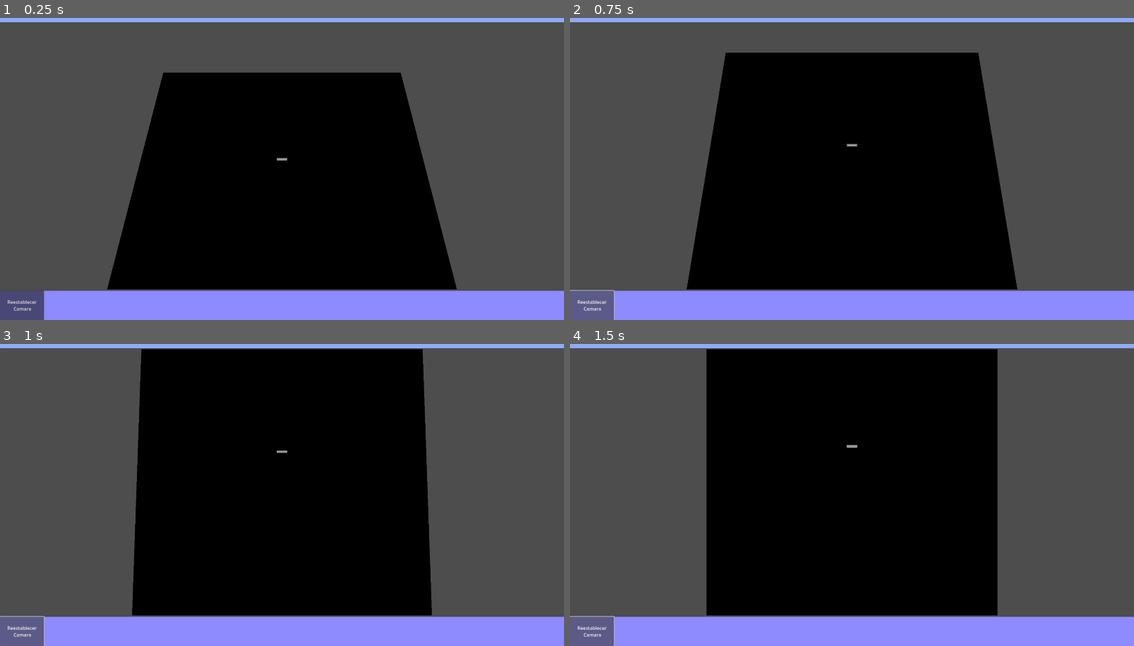
Above: before the commit, frames 1-4 (two rows, left to right).
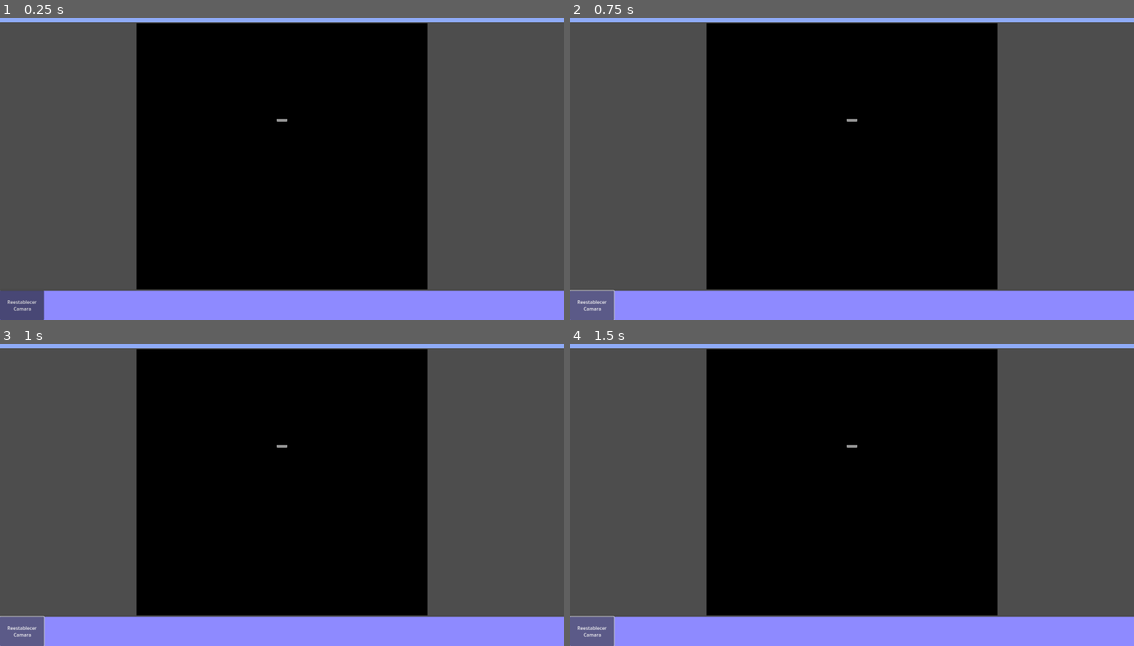
Above: after the commit, the same moments.

Repository: vwc262/Godot8Lumbreras
Game: Godot game, scene res://Scenes/Perfil/Main/Main.tscn
Same seed, same stepped clock (60 frames per second), same inputs: the game is played once before the commit and once after it.
Inputs:
- Up to frame 1 (0.25 s): no input
- Up to frame 2 (0.75 s): click "Reestablecer Camara" at 0.5 s
- Up to frame 3 (1 s): no input
- Up to frame 4 (1.5 s): click "Reestablecer Camara" at 1.25 s

The runs differ from the first frame. In frame 1, 12% of the frame differs, in the area x 19-81%, y 1-90%; in frame 2, 8.0%; in frame 3, 0.9%; in frame 4, nothing differs.

Commit message:
Camera Navigation
Se setea la rotacion inical de la camara al comenzar la app

Diff:
--- a/src/Scenes/Perfil/Main/Main.tscn
+++ b/src/Scenes/Perfil/Main/Main.tscn
@@ -50,7 +50,7 @@
 handle_input_locally = false
 physics_object_picking = true
 physics_object_picking_sort = true
-size = Vector2i(2, 2)
+size = Vector2i(1920, 907)
 render_target_update_mode = 4
 
 [node name="World" parent="VB_MainContainer/main_container/SubViewportContainer/SubViewport" instance=ExtResource("2_2gqy4")]
--- a/src/Scripts/Navigation/Touch.gd
+++ b/src/Scripts/Navigation/Touch.gd
@@ -32,6 +32,7 @@
 var initalCameraPosition : Vector3
 
 func _ready():
+	$Camera3D.rotation_degrees.x = initialRotationCamera
 	ManejadorClicks.connect("Go_TO",MoverCamara)
 	ManejadorClicks.connect('ResetCameraPosition',ResetCameraPosition)
 	initalCameraPosition = position
